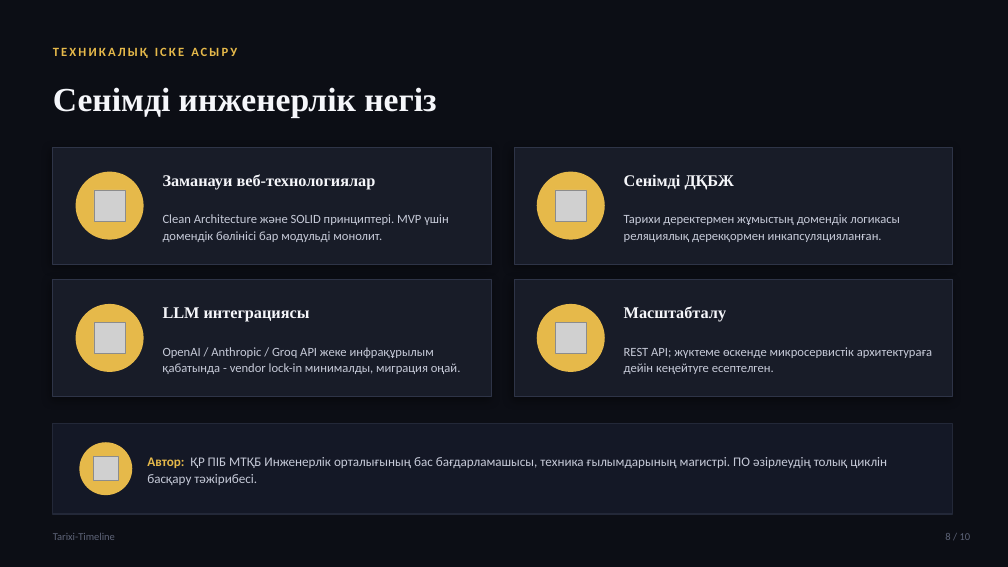
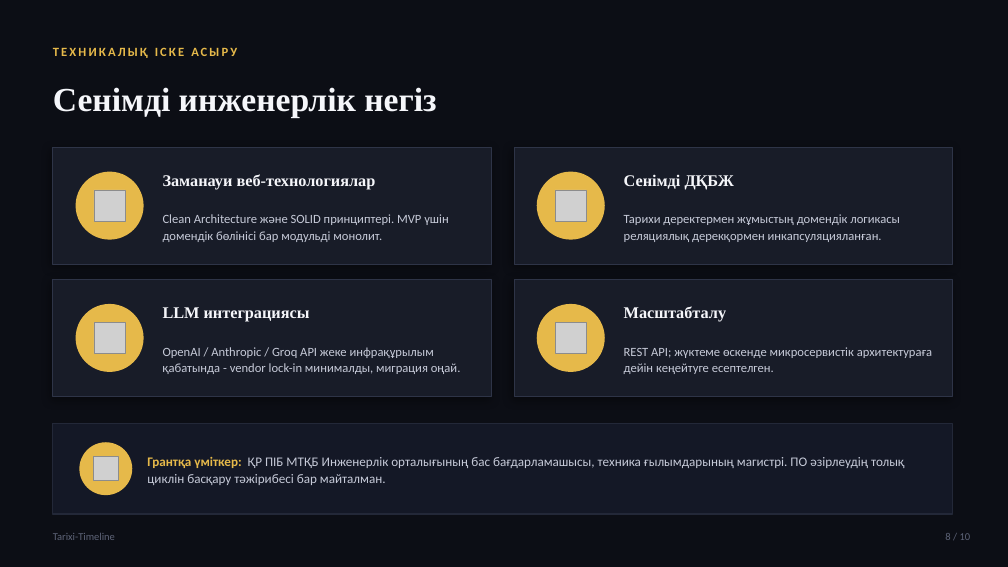
Before and after one commit to bekarazhan/tarixi-timeline, a slide deck: slide 8 of grant-presentation/Tarixi-Timeline_Tauelsizdik_urpaqtary.pptx. Drawn at 1008x567 pixels with LibreOffice and Linux fonts; fonts in the diff are those of the drawing; grey boxes stand for pictures. Boxes give left, top, right and bottom in pixels: in the first picture for what was removed or moved away, otherwise in the second. Text is boxed around its words. In the diff, an @@ line names an element or a change of style, - is before the commit and + after.

```diff
--- a/grant-presentation/Tarixi-Timeline_Tauelsizdik_urpaqtary.pptx
+++ b/grant-presentation/Tarixi-Timeline_Tauelsizdik_urpaqtary.pptx
@@ text at box(147, 457, 904, 485): text changed @@
-Автор: ҚР ПІБ МТҚБ Инженерлік орталығының бас бағдарламашысы, техника ғылымдарының магистрі. ПО әзірлеудің толық циклін басқару тәжірибесі.
+Грантқа үміткер: ҚР ПІБ МТҚБ Инженерлік орталығының бас бағдарламашысы, техника ғылымдарының магистрі. ПО әзірлеудің толық циклін басқару тәжірибесі бар майталман.
```
Also in this commit, not shown: 6 other slides changed, 5 other files.
